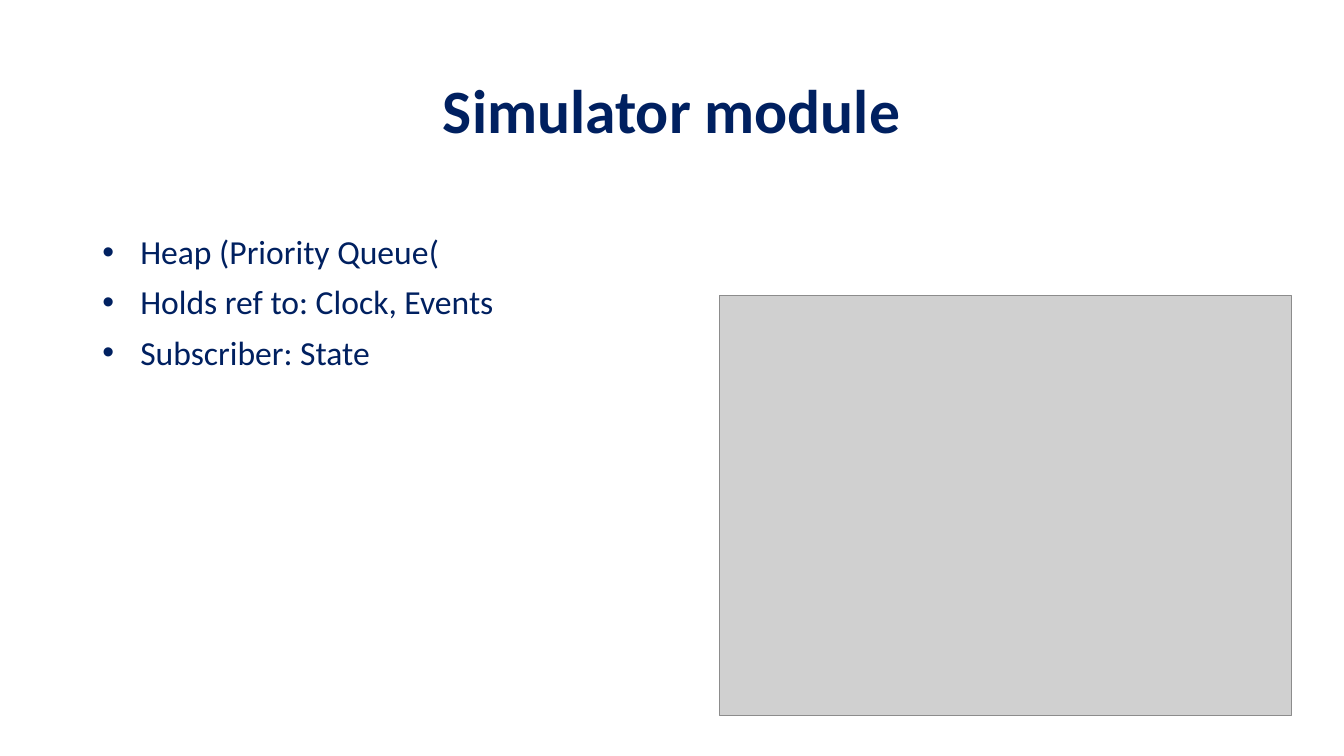
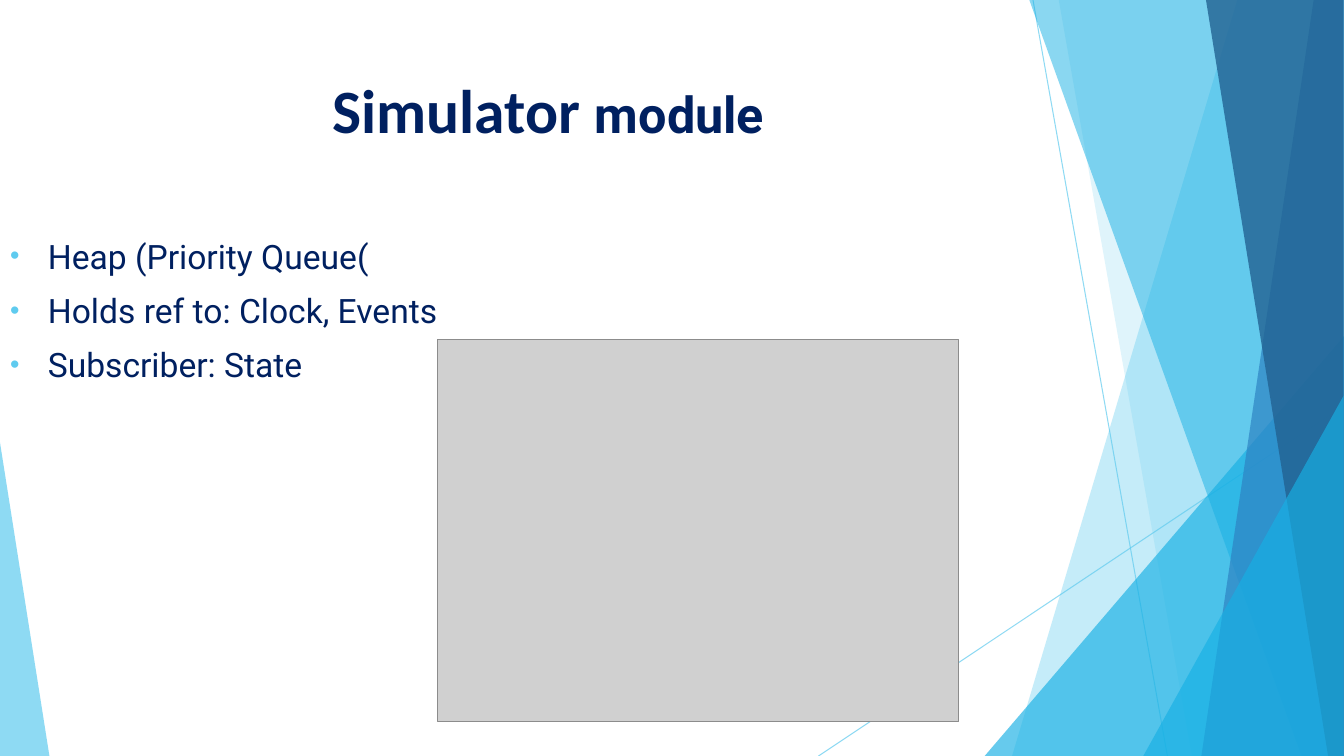
Before and after one commit to Cohen-Yoav/Project-A---Airport-Management, a slide deck: slide 27 of חומר עזר לפרויקט/project_A.pptx. Drawn at 1344x756 pixels with LibreOffice and Linux fonts; fonts in the diff are those of the drawing; grey boxes stand for pictures; background and template pictures are left out. Boxes give left, top, right and bottom in pixels: in the first picture for what was removed or moved away, otherwise in the second. Text is boxed around its words. In the diff, an @@ line names an element or a change of style, - is before the commit and + after.

Commit message:
changed the PPT design

```diff
--- a/חומר עזר לפרויקט/project_A.pptx
+++ b/חומר עזר לפרויקט/project_A.pptx
@@ title "Simulator module": place and size @@
-title "Simulator module" at (443, 89, 900, 134)
+title "Simulator module" at (333, 89, 764, 134)
@@ title "Simulator module" at (333, 89, 764, 134): size 44 to 36 pt, font Calibri to Roboto in "module"; line spacing 0.9 to 1; vertical alignment middle to top @@
@@ text "Heap (Priority Queue(": place and size @@
-text "Heap (Priority Queue(" at (140, 239, 493, 366)
+text "Heap (Priority Queue(" at (48, 242, 437, 378)
@@ text "Heap (Priority Queue(" at (48, 242, 437, 378): font Calibri to Roboto; line spacing 0.9 to 1 @@
@@ picture: place and size @@
-picture at (720, 295, 1293, 716)
+picture at (438, 339, 959, 722)
@@ group added at (0, 0, 1344, 756): 5 freeform shapes, 3 triangles, 2 lines @@
```
Also in this commit, not shown: 38 other slides changed.
